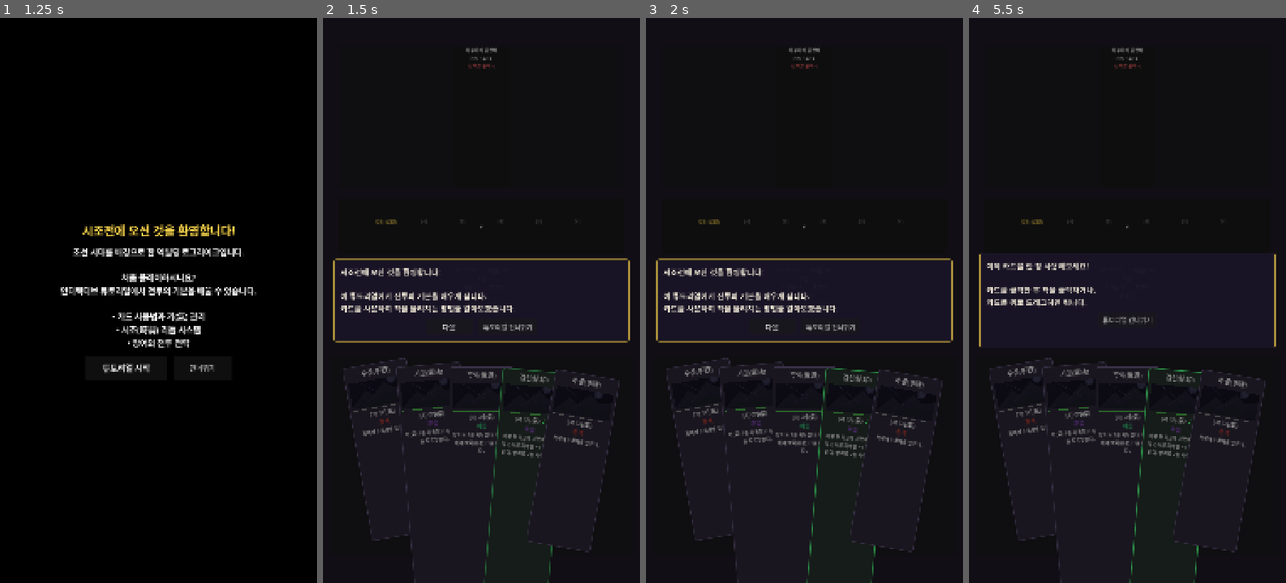
Above: before the commit, frames 1-4 (left to right).
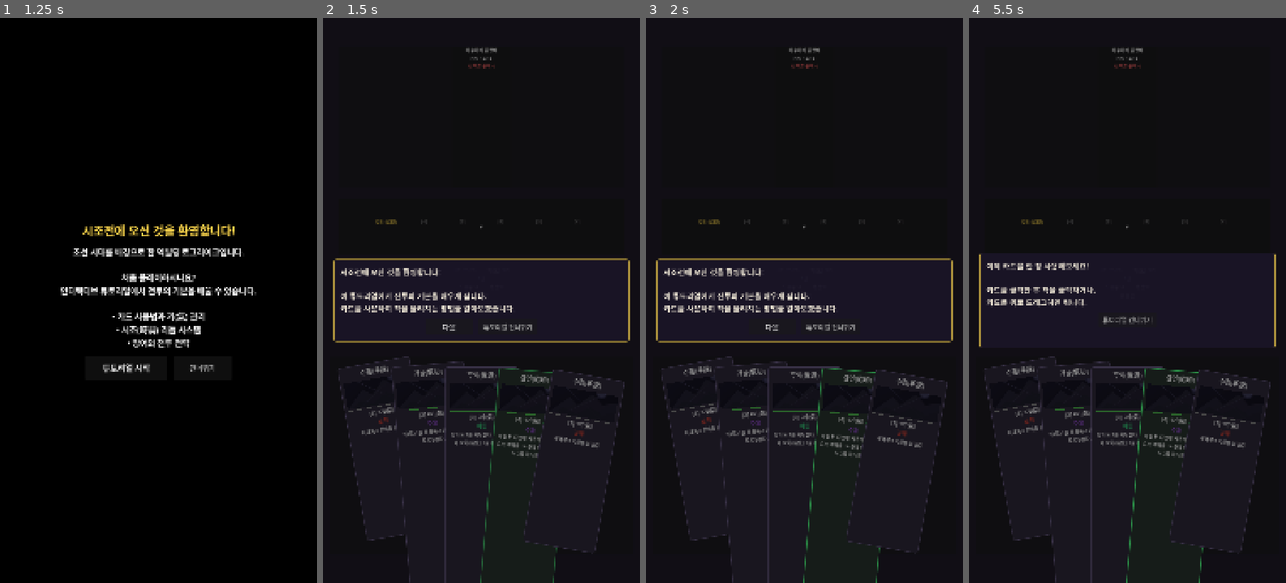
Above: after the commit, the same moments.

Repository: dongmin1213/Sijojeon
Game: Godot game, scene res://scenes/title/title_screen.tscn
Two runs of this game, one before a commit and one after it. Both use one fixed random seed, a clock stepped at 60 frames per second and the inputs below.
Inputs:
- Up to frame 1 (1.25 s): click "새 게임" at 0.5 s
- Up to frame 2 (1.5 s): click "튜토리얼 시작" at 1.25 s
- Up to frame 3 (2 s): no input
- Up to frame 4 (5.5 s): click "▼" at 2 s; click "다음" at 2.75 s; click "다음" at 3.5 s; click "다음" at 4.25 s; click "다음" at 5 s

Frame 1 is identical in both runs. In frame 2, 2.4% of the frame differs, in the area x 4-96%, y 59-100%; in frame 3, 2.4%; in frame 4, 2.5%.

Commit message:
fix: 전투 카드 UI 가독성 개선 + 도사 귀문도해 beat 수정 (ZER-257)
- 카드 크기 증가 (230x270 → 260x320)
- 카드 간격 확대 (190/130 → 220/160), 겹침 최소화
- 최소 폰트 크기 보장으로 축소 시에도 가독성 확보
- 카드 축소 임계값 조정 (5장→6장부터, 최소 0.85배)
- 귀문도해 beat 5→4 수정 (시조 중장·종장 슬롯)

Co-Authored-By: Paperclip <noreply@paperclip.ing>

Diff:
--- a/data/cards/dosa.json
+++ b/data/cards/dosa.json
@@ -1110,7 +1110,7 @@
         "romanized": "Gwimun Dohae",
         "en": "Gates of the Spirit Realm"
       },
-      "beat": 5,
+      "beat": 4,
       "cost": 0,
       "type": "energy",
       "subtypes": [
@@ -1132,7 +1132,7 @@
         "en": "The spirit gate is always open — drawing Qi requires no effort."
       },
       "balance_rationale": "0코스트로 기 3+드로우 2. D001(0코+기1+드1)의 3배 효율. 전설 등급. D026(기×8딜)과 콤보 시: 귀문도해 0코+기3+드2 → D026으로 24+ 피해. STS의 0코 패시브 엔진(Shiv 등)과 유사한 역할.",
-      "sijo_position": "종장 첫 슬롯 [3] — 0코스트 기 가속기",
+      "sijo_position": "중장·종장 둘째 슬롯 [4] — 0코스트 기 가속기",
       "class_synergy": [
         "D026",
         "D001",
--- a/scenes/ui/card_hand.gd
+++ b/scenes/ui/card_hand.gd
@@ -17,11 +17,11 @@
 # 뷰포트 기준 비율 (1080x1920 기본 해상도 기준)
 const BASE_WIDTH := 1080.0
 # 카드 간격: 카드 너비의 배수로 설정.
-const MAX_CARD_SPACING := 190.0    # 넉넉할 때 카드 간 간격
-const MIN_CARD_SPACING := 130.0    # 카드 너비의 약 57% — 겹침 허용
+const MAX_CARD_SPACING := 220.0    # 넉넉할 때 카드 간 간격
+const MIN_CARD_SPACING := 160.0    # 카드 너비의 약 60% — 겹침 최소화
 # 손패 카드 수에 따른 카드 크기 스케일 (가독성 확보)
-const HAND_SCALE_THRESHOLD := 5    # 이 수 이상이면 카드 축소 시작
-const MIN_HAND_SCALE := 0.8        # 카드 최소 축소 비율
+const HAND_SCALE_THRESHOLD := 6    # 이 수 이상이면 카드 축소 시작
+const MIN_HAND_SCALE := 0.85       # 카드 최소 축소 비율
 
 var card_widgets: Array[CardUI] = []
 var _widget_pool: Array[CardUI] = []  # 재사용 가능한 CardUI 풀
--- a/scenes/ui/card_ui.gd
+++ b/scenes/ui/card_ui.gd
@@ -46,8 +46,8 @@
 var _long_press_triggered: bool = false
 
 # 뷰포트 기준 카드 크기 비율 (1080x1920 기본 해상도 기준)
-const BASE_CARD_WIDTH := 230.0
-const BASE_CARD_HEIGHT := 270.0
+const BASE_CARD_WIDTH := 260.0
+const BASE_CARD_HEIGHT := 320.0
 const BASE_VIEWPORT_WIDTH := 1080.0
 
 # 카드 타입별 색상
@@ -155,11 +155,12 @@
 
 func _apply_font_scaling(scale: float) -> void:
 	## 뷰포트 비율에 맞게 카드 내부 폰트 크기와 요소 높이를 조정한다.
-	var name_size := AccessibilityManager.scaled_font_size(int(22 * scale))
-	var cost_size := AccessibilityManager.scaled_font_size(int(18 * scale))
-	var type_size := AccessibilityManager.scaled_font_size(int(18 * scale))
-	var effect_size := AccessibilityManager.scaled_font_size(int(16 * scale))
-	var sijo_size := AccessibilityManager.scaled_font_size(int(20 * scale))
+	# 최소 폰트 크기를 보장하여 가독성 확보
+	var name_size := AccessibilityManager.scaled_font_size(maxi(int(22 * scale), 16))
+	var cost_size := AccessibilityManager.scaled_font_size(maxi(int(18 * scale), 14))
+	var type_size := AccessibilityManager.scaled_font_size(maxi(int(18 * scale), 14))
+	var effect_size := AccessibilityManager.scaled_font_size(maxi(int(16 * scale), 13))
+	var sijo_size := AccessibilityManager.scaled_font_size(maxi(int(20 * scale), 16))
 
 	card_name_label.add_theme_font_size_override("font_size", name_size)
 	beat_cost_label.add_theme_font_size_override("font_size", cost_size)
Binary file changed: translations/translations.en.translation
Binary file changed: translations/translations.ko.translation
